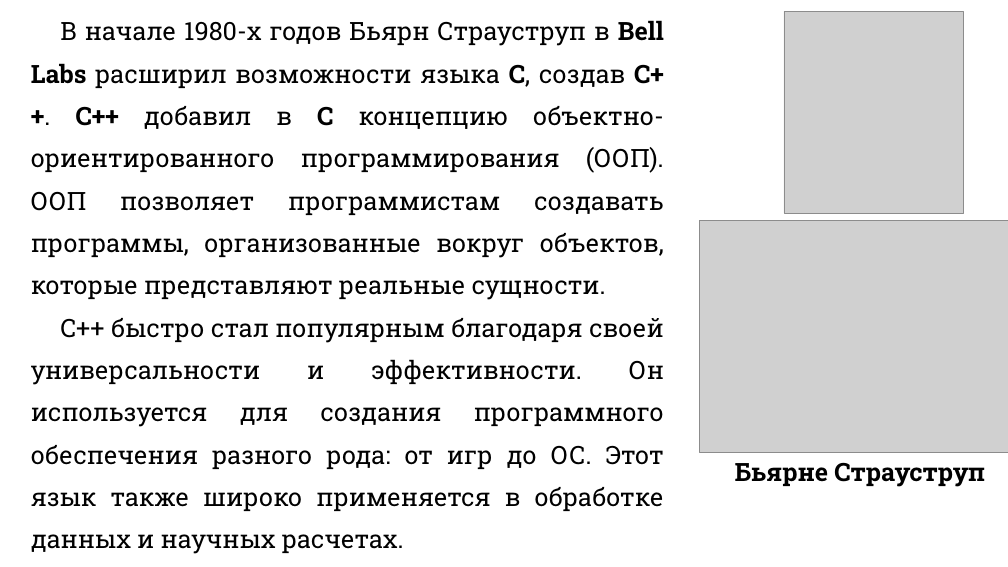
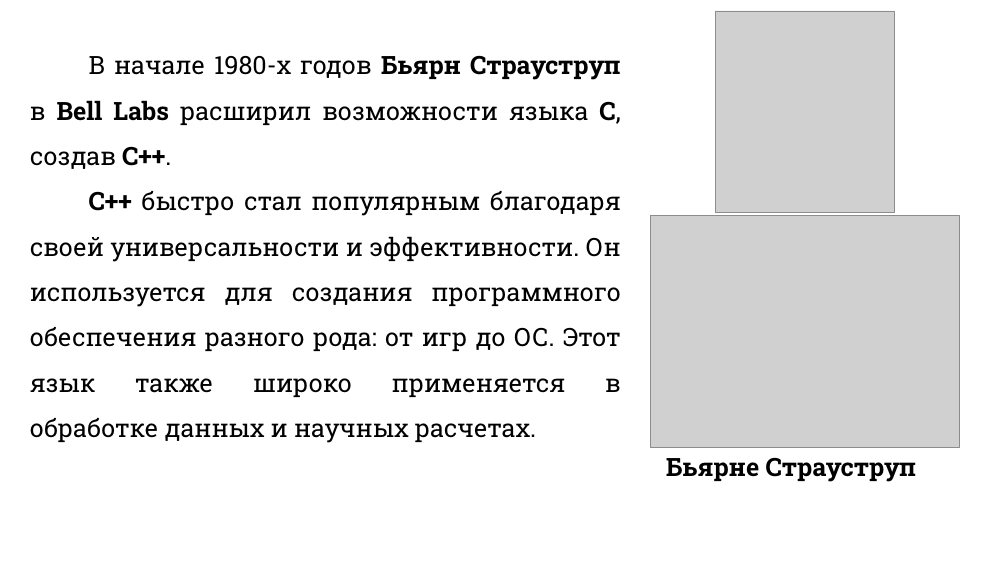
Before and after one commit to DaniilKlyukin/ITiP-1, a slide deck: slide 7 of Лекции/ИТиП лек 1.pptx. Drawn at 1008x567 pixels with LibreOffice and Linux fonts; fonts in the diff are those of the drawing; grey boxes stand for pictures. Boxes give left, top, right and bottom in pixels: in the first picture for what was removed or moved away, otherwise in the second. Text is boxed around its words. In the diff, an @@ line names an element or a change of style, - is before the commit and + after.

```diff
--- a/Лекции/ИТиП лек 1.pptx
+++ b/Лекции/ИТиП лек 1.pptx
@@ picture: place and size @@
-picture at box(784, 11, 963, 213)
+picture at box(715, 11, 895, 212)
@@ text "В начале 1980-х годов Бьярн ...": place and size @@
-text "В начале 1980-х годов Бьярн ..." at box(31, 20, 664, 554)
+text "В начале 1980-х годов Бьярн ..." at box(30, 56, 621, 443)
@@ text at box(30, 56, 621, 169): text changed @@
-В начале 1980-х годов Бьярн Страуструп в Bell Labs расширил возможности языка C, создав C++. C++ добавил в C концепцию объектно-ориентированного программирования (ООП). ООП позволяет программистам создавать программы, организованные вокруг объектов, которые представляют реальные сущности.
+В начале 1980-х годов Бьярн Страуструп в Bell Labs расширил возможности языка C, создав C++.
@@ text at box(30, 191, 621, 443): letter spacing 0 to -0.1 pt in "C++ быстро стал популярным благодаря своей универсальности ..."; bold on in "C++"; indent changed; line spacing 1.4 to 1.5 @@
@@ picture: place and size @@
-picture at box(699, 221, 1008, 452)
+picture at box(650, 216, 959, 447)
@@ text "Бьярне Страуструп": place and size @@
-text "Бьярне Страуструп" at box(735, 462, 985, 487)
+text "Бьярне Страуструп" at box(666, 457, 917, 482)
```
Also in this commit, not shown: 12 other slides changed, 13 slides added, 12 other files.
